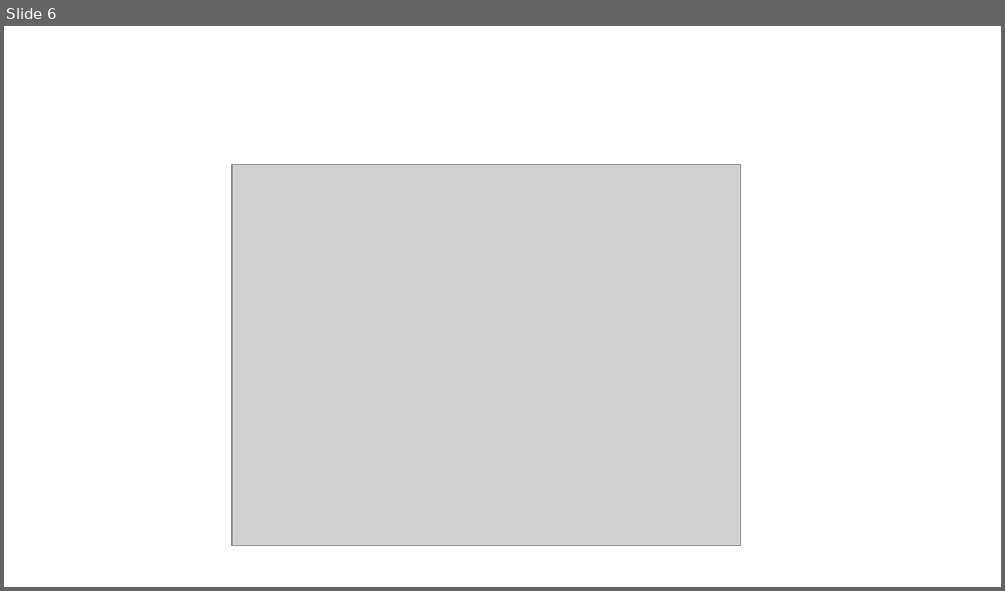
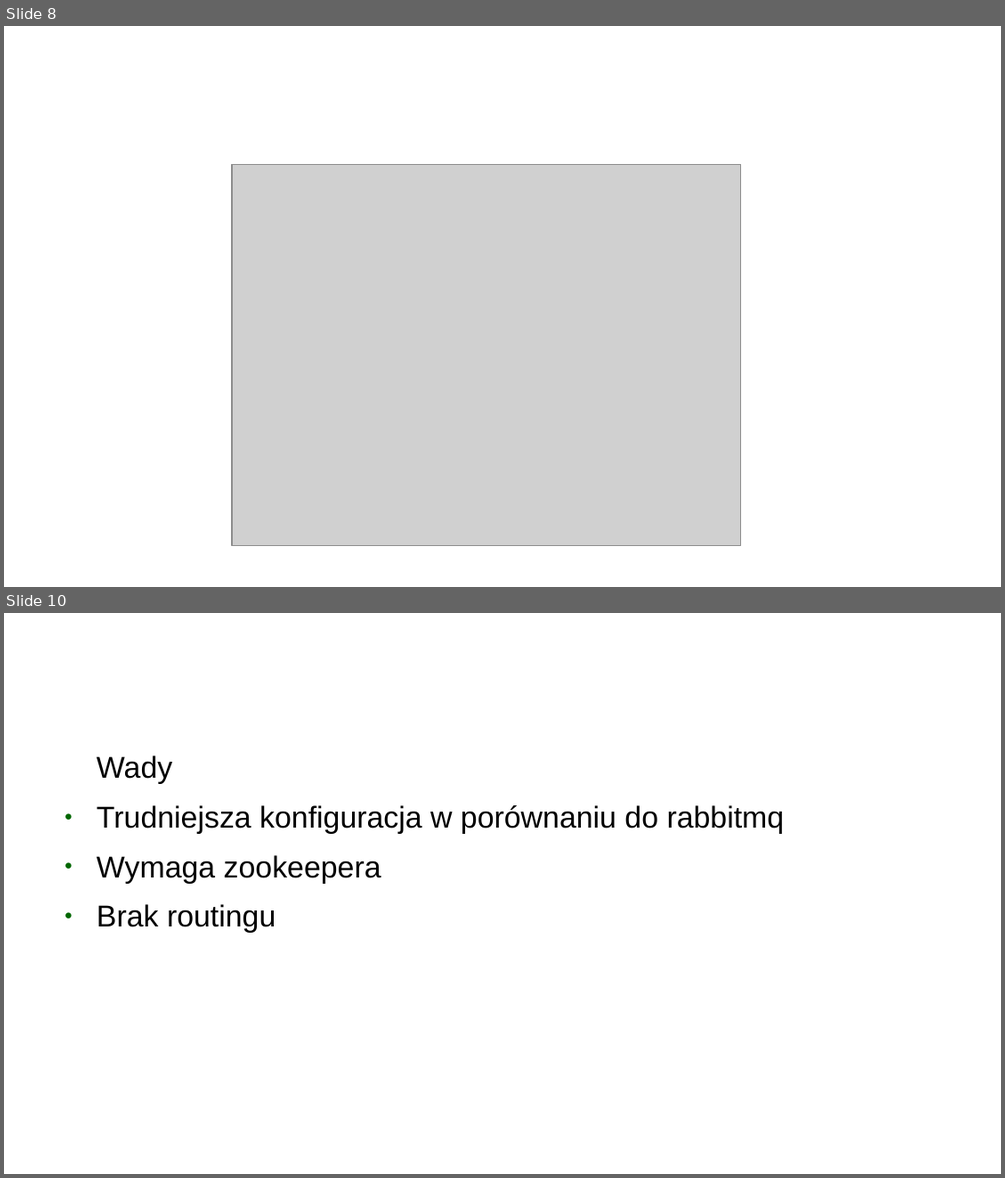
Before and after one commit to sinu0/kafka_example, a slide deck: Bez tytułu 1.odp. Shown one above the other, each under a label of ours: slide 6 before the commit, slides 8 and 10 after it; the slides between them are not shown. The pictures are 1005x591 and 1005x1178 pixels, drawn with LibreOffice and Linux fonts; fonts in the diff are those of the drawing; grey boxes stand for pictures; background and template pictures are left out. Boxes give left, top, right and bottom in pixels: in the first picture for what was removed or moved away, otherwise in the second. Text is boxed around its words. In the diff, an @@ line names an element or a change of style, - is before the commit and + after.

```diff
--- a/Bez tytułu 1.odp
+++ b/Bez tytułu 1.odp
@@ slide 10 added at box(4, 613, 1001, 1174), background picture (left out) @@
@@ text added at box(97, 755, 785, 933), 24 pt, text #000000 @@
+Wady
+● Trudniejsza konfiguracja w porównaniu do rabbitmq
+● Wymaga zookeepera
+● Brak routingu
@@ what was slide 6 is now slide 8 @@
```
Also in this commit, not shown: 4 slides changed, 4 other slides added, 1 slide removed, 2 other files.
